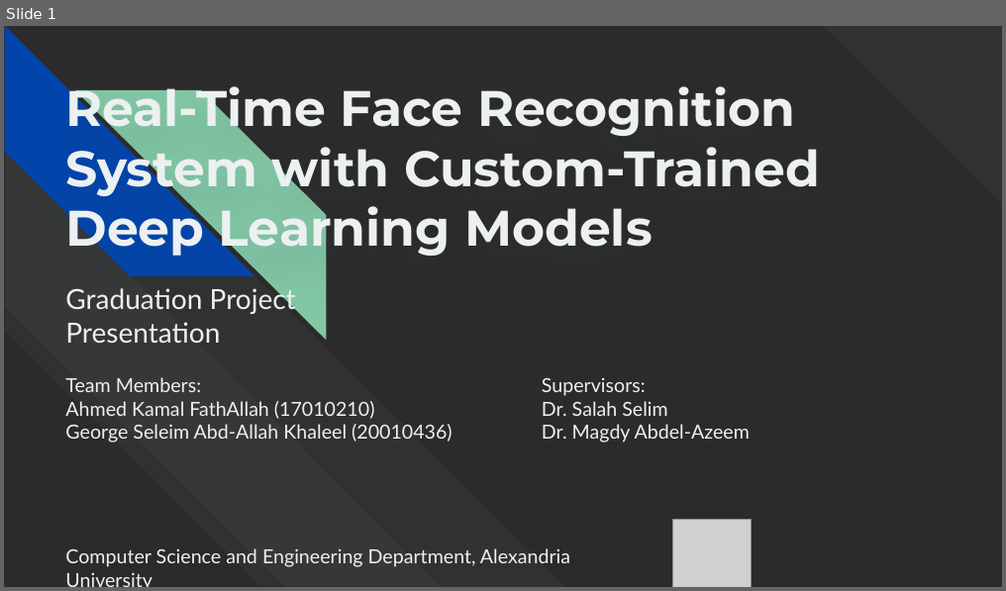
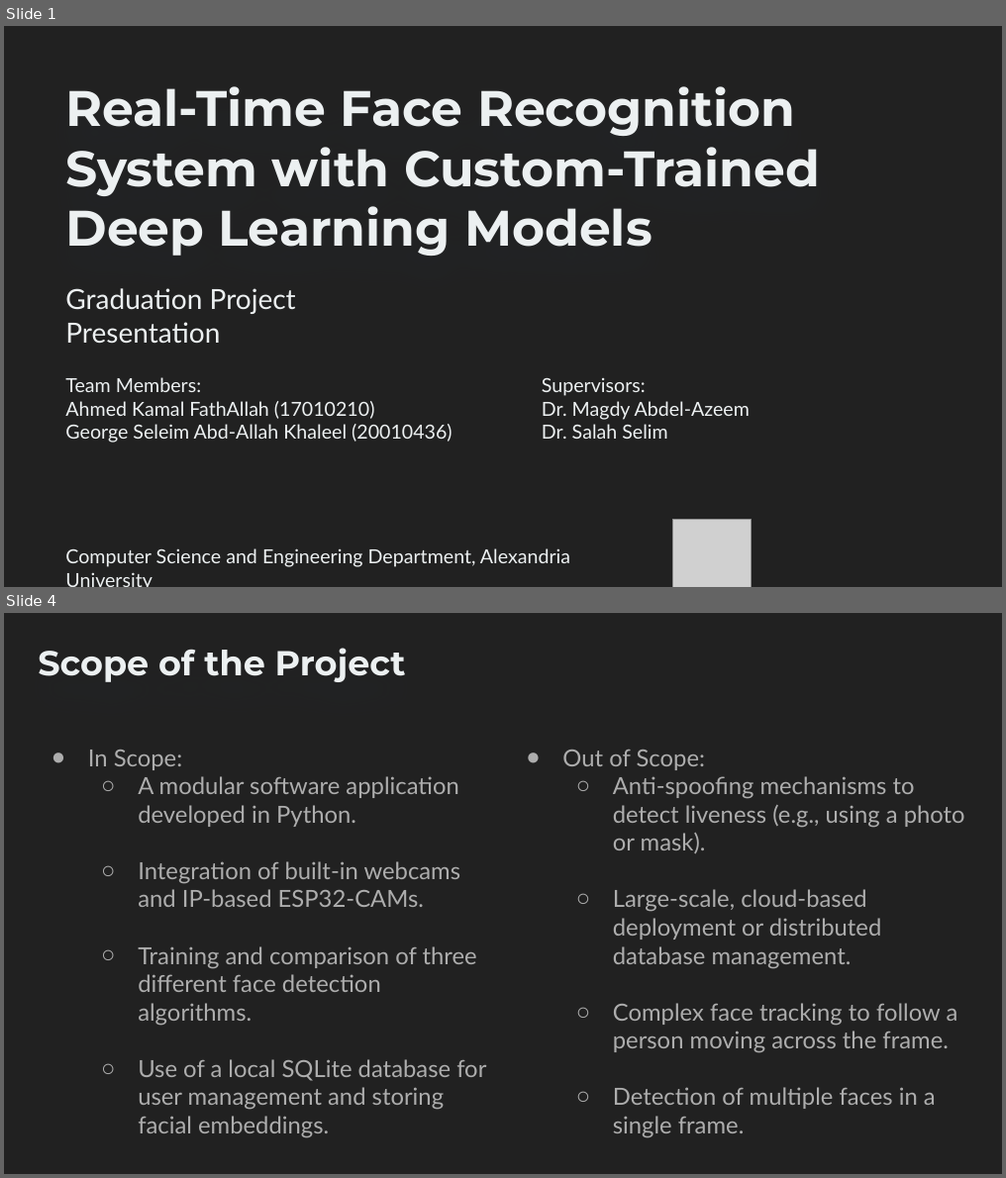
Before and after one commit to AhmedKamal75/Graduation_Project, a slide deck: Real-Time Face Recognition System with Custom-Trained Deep Learning Models.pptx. Shown one above the other, each under a label of ours: slide 1 before the commit, slides 1 and 4 after it; the slides between them are not shown. The pictures are 1006x591 and 1006x1178 pixels, drawn with LibreOffice and Linux fonts; fonts in the diff are those of the drawing; grey boxes stand for pictures; background and template pictures are left out; a plain dark background stands for a picture behind light text. Boxes give left, top, right and bottom in pixels: in the first picture for what was removed or moved away, otherwise in the second. Text is boxed around its words. In the diff, an @@ line names an element or a change of style, - is before the commit and + after.

```diff
--- a/Real-Time Face Recognition System with Custom-Trained Deep Learning Models.pptx
+++ b/Real-Time Face Recognition System with Custom-Trained Deep Learning Models.pptx
@@ slide 4 added at (4, 613, 1002, 1174), background #212121 @@
@@ text added at (38, 648, 406, 682), 25 pt, text #ECF0F1, bold @@
+Scope of the Project
@@ text added at (88, 750, 486, 1139), 17 pt, text #ADADAD @@
+● In Scope:
+  ○ A modular software application developed in Python.
+  ○ Integration of built-in webcams and IP-based ESP32-CAMs.
+  ○ Training and comparison of three different face detection algorithms.
+  ○ Use of a local SQLite database for user management and storing facial embeddings.
@@ text added at (562, 750, 965, 1139), 17 pt, text #ADADAD @@
+● Out of Scope:
+  ○ Anti-spoofing mechanisms to detect liveness (e.g., using a photo or mask).
+  ○ Large-scale, cloud-based deployment or distributed database management.
+  ○ Complex face tracking to follow a person moving across the frame.
+  ○ Detection of multiple faces in a single frame.
@@ slide 1 changed as well @@
@@ background picture (left out) to #212121 @@
@@ diag stripe removed at (823, 26, 1002, 205) @@
@@ group removed at (4, 27, 566, 586): 4 diag stripes @@
@@ text at (542, 401, 749, 420): paragraph added @@
+Dr. Magdy Abdel-Azeem
@@ text at (542, 424, 749, 443): paragraph removed @@
-Dr. Magdy Abdel-Azeem
```
Also in this commit, not shown: 10 other slides changed, 10 other slides added, 6 slides removed, 5 other files.
